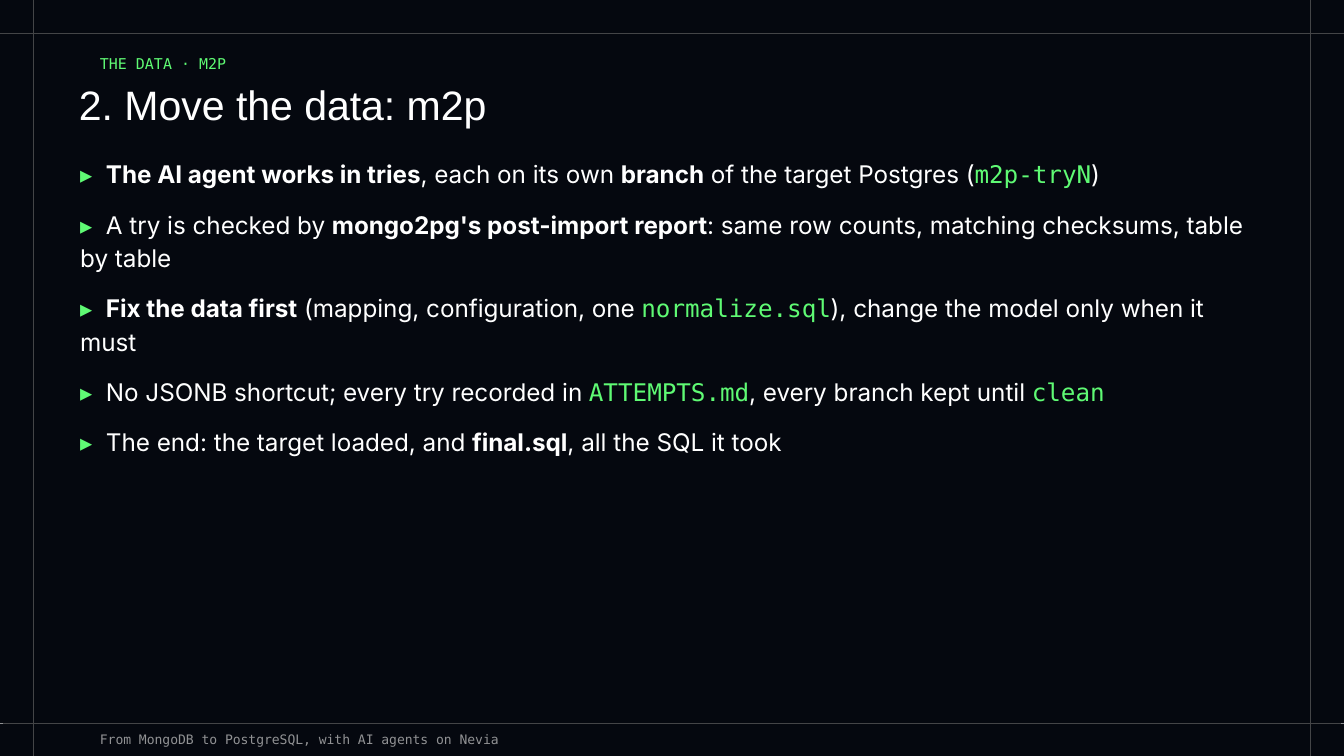
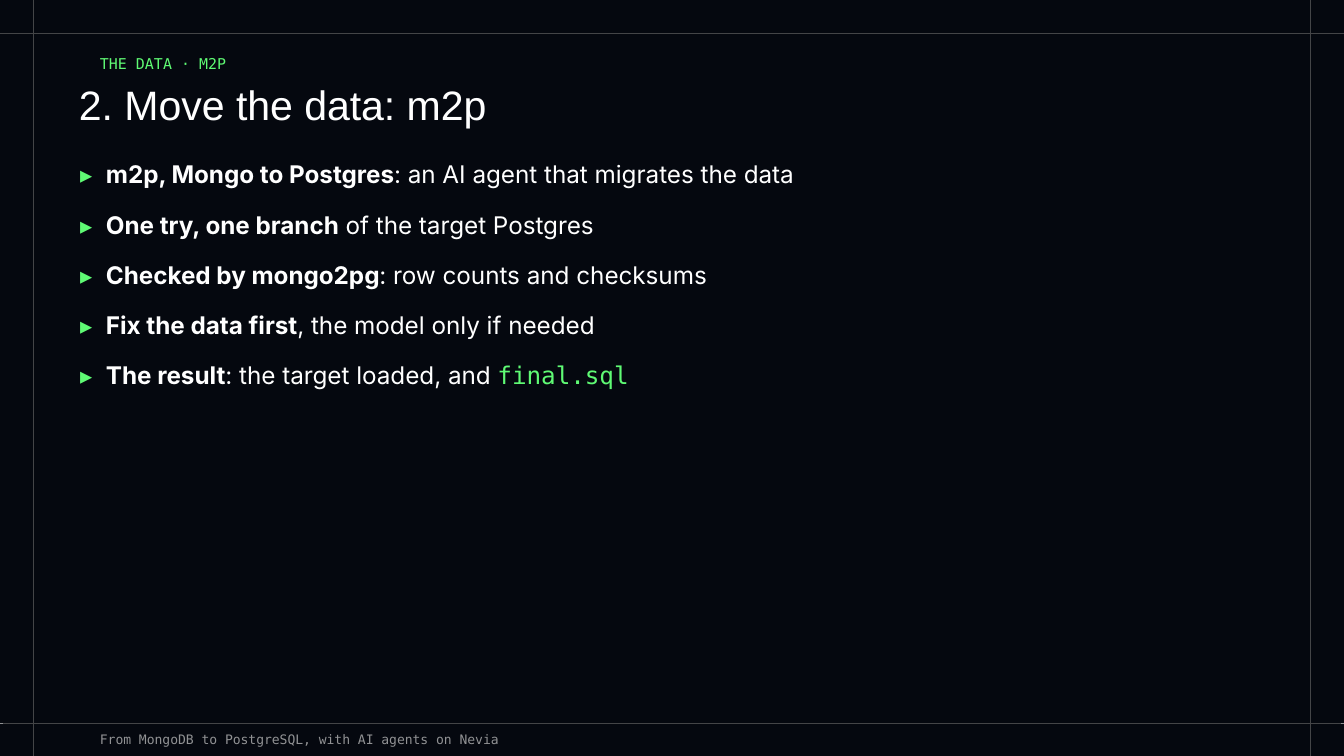
Before and after one commit to bertrandcedric/nevia-agent, a slide deck: slide 6 of docs/presentation.pptx. Drawn at 1344x756 pixels with LibreOffice and Linux fonts; fonts in the diff are those of the drawing. Boxes give left, top, right and bottom in pixels: in the first picture for what was removed or moved away, otherwise in the second. Text is boxed around its words. In the diff, an @@ line names an element or a change of style, - is before the commit and + after.

```diff
--- a/docs/presentation.pptx
+++ b/docs/presentation.pptx
@@ text at bbox=[106, 165, 794, 390]: text changed @@
-▸ The AI agent works in tries, each on its own branch of the target Postgres (m2p-tryN)
-▸ A try is checked by mongo2pg's post-import report: same row counts, matching checksums, table by table
-▸ Fix the data first (mapping, configuration, one normalize.sql), change the model only when it must
-▸ No JSONB shortcut; every try recorded in ATTEMPTS.md, every branch kept until clean
-▸ The end: the target loaded, and final.sql, all the SQL it took
+▸ m2p, Mongo to Postgres: an AI agent that migrates the data
+▸ One try, one branch of the target Postgres
+▸ Checked by mongo2pg: row counts and checksums
+▸ Fix the data first, the model only if needed
+▸ The result: the target loaded, and final.sql
```
Also in this commit, not shown: 7 other slides changed, 16 slides added, 2 slides removed, 7 other files.
